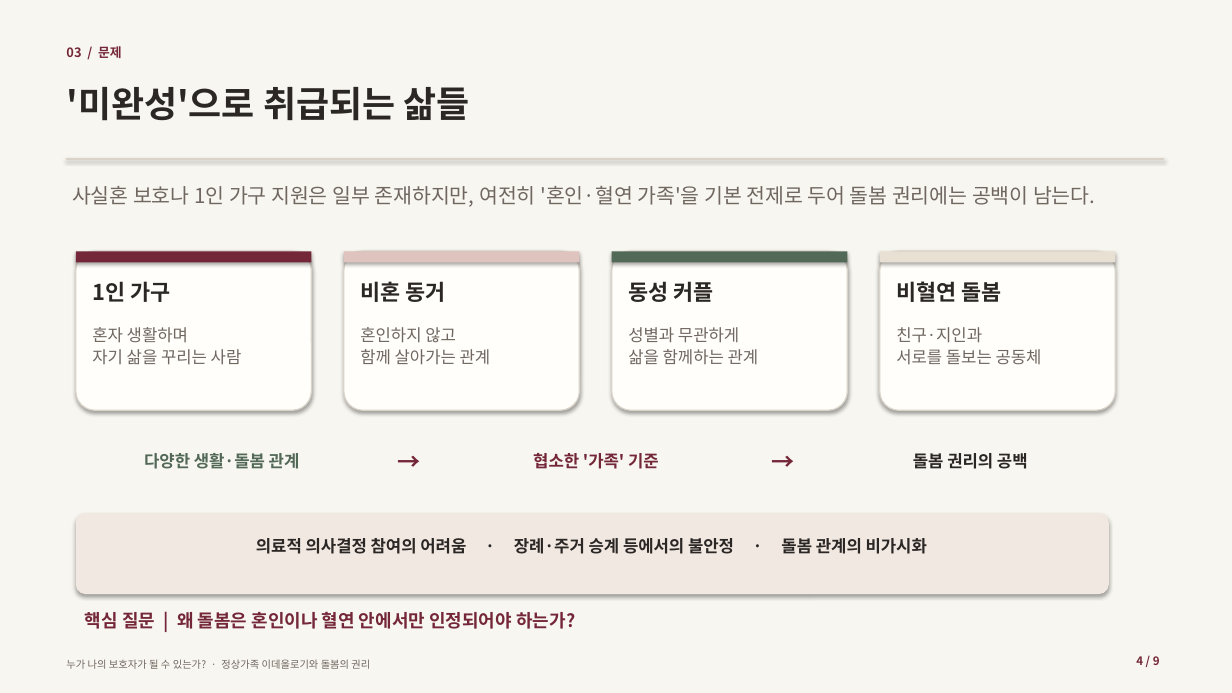
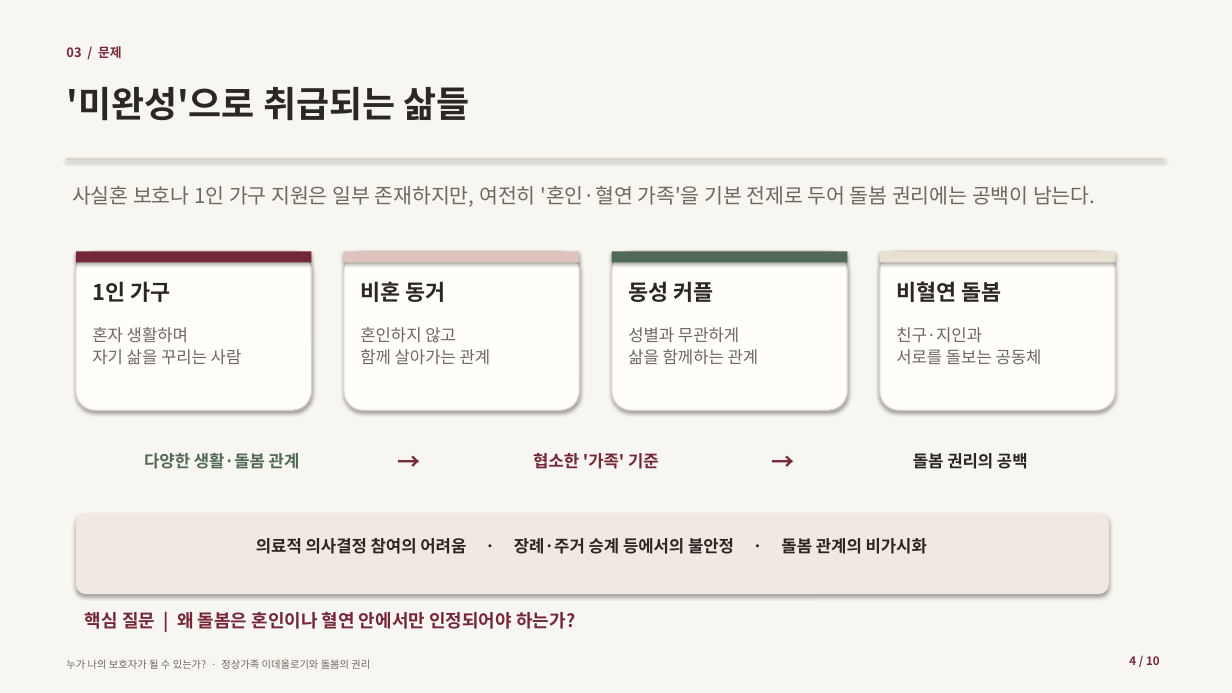
Before and after one commit to metapokim/tapo-archive, a slide deck: slide 4 of files/gender_guardian_presentation_20261203.pptx. Drawn at 1232x693 pixels with LibreOffice and Linux fonts; fonts in the diff are those of the drawing. Boxes give left, top, right and bottom in pixels: in the first picture for what was removed or moved away, otherwise in the second. Text is boxed around its words. In the diff, an @@ line names an element or a change of style, - is before the commit and + after.

```diff
--- a/files/gender_guardian_presentation_20261203.pptx
+++ b/files/gender_guardian_presentation_20261203.pptx
@@ text at (1129, 656, 1160, 665): text changed @@
-4 / 9
+4 / 10
```
Also in this commit, not shown: 7 other slides changed, 2 slides added, 1 slide removed, 2 other files.
